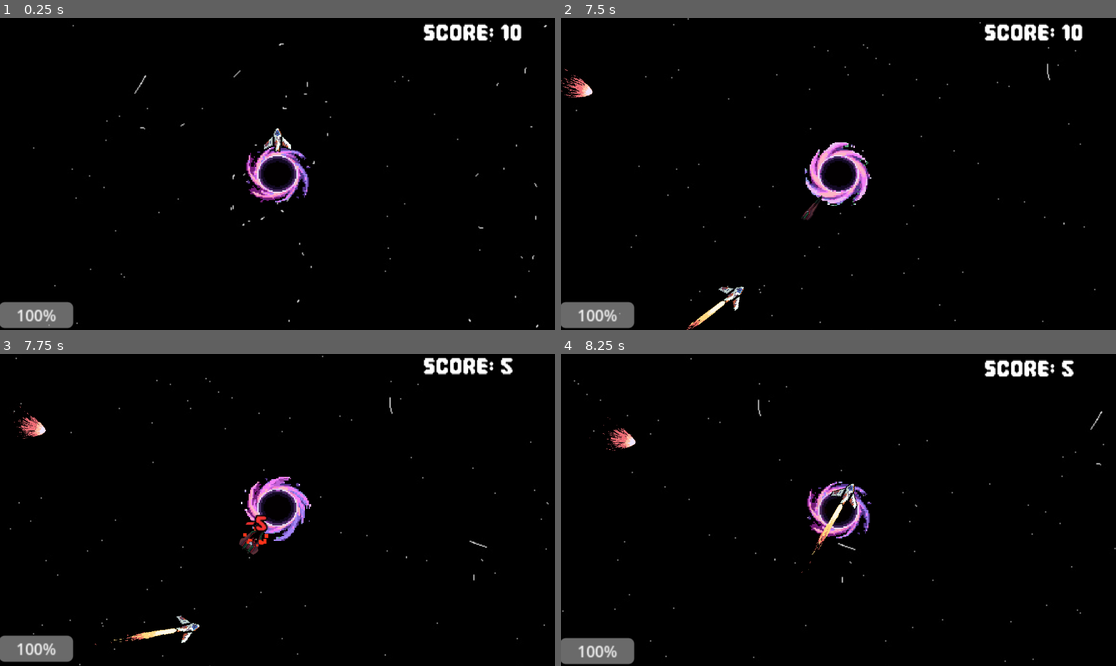
Above: before the commit, frames 1-4 (two rows, left to right).
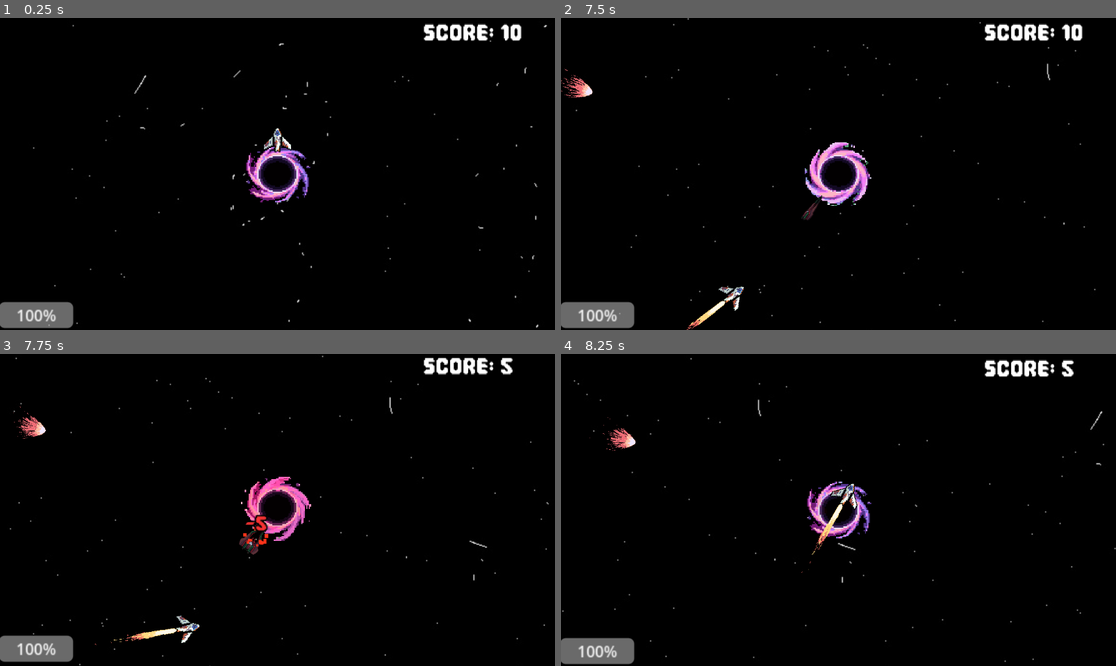
Above: after the commit, the same moments.

Repository: Fila2224/bounce-back
Game: Godot game, scene res://scenes/main_scene.tscn
Same seed, same stepped clock (60 frames per second), same inputs: the game is played once before the commit and once after it.
Inputs:
- Up to frame 1 (0.25 s): no input
- Up to frame 2 (7.5 s): tap Enter at 0.5 s; hold D (right) 0.53-1.28 s; tap Space (blip) every 1.5 s from 0.6 to 6.6 s; hold S (down) 1.28-2.03 s; tap Shift (speed) every 1.5 s from 1.35 to 7.35 s; hold D (right) 2.03-2.78 s; hold Up (up) 2.78-3.53 s; hold Left (left) 3.53-5.03 s; tap R (restart, bound only after the commit) at 4.15 s; hold S (down) 5.03-5.78 s; hold D (right) 5.78-6.53 s; hold Up (up) 6.53-7.28 s; hold D (right) from 7.28 s (still down)
- Up to frame 3 (7.75 s): keep holding D (right)
- Up to frame 4 (8.25 s): release D (right) at 8.03 s; hold S (down) from 8.03 s (still down); tap Space (blip) at 8.1 s

Frames 1-2 are identical in both runs. In frame 3, 1.0% of the frame differs, in the area x 43-57%, y 39-60%; in frame 4, nothing differs.

Commit message:
final_evr

Diff:
--- a/project.godot
+++ b/project.godot
@@ -60,3 +60,8 @@
 "events": [Object(InputEventKey,"resource_local_to_scene":false,"resource_name":"","device":-1,"window_id":0,"alt_press …(195 unchanged characters)…
 ]
 }
+restart={
+"deadzone": 0.5,
+"events": [Object(InputEventKey,"resource_local_to_scene":false,"resource_name":"","device":-1,"window_id":0,"alt_pressed":false,"shift_pressed":false,"ctrl_pressed":false,"meta_pressed":false,"pressed":false,"keycode":0,"physical_keycode":82,"key_label":0,"unicode":114,"location":0,"echo":false,"script":null)
+]
+}
--- a/scenes/main_scene.tscn
+++ b/scenes/main_scene.tscn
@@ -80,3 +80,81 @@
 [node name="HitMoonAudio" type="AudioStreamPlayer" parent="." unique_id=1418293042]
 stream = ExtResource("9_moon")
 max_polyphony = 6
+
+[node name="GameOverUI" type="Control" parent="." unique_id=999123456]
+visible = false
+z_index = 100
+layout_mode = 3
+anchors_preset = 8
+anchor_left = 0.5
+anchor_top = 0.5
+anchor_right = 0.5
+anchor_bottom = 0.5
+offset_left = -150.0
+offset_top = -100.0
+offset_right = 150.0
+offset_bottom = 100.0
+grow_horizontal = 2
+grow_vertical = 2
+
+[node name="Title" type="Label" parent="GameOverUI" unique_id=999123457]
+texture_filter = 1
+layout_mode = 1
+anchors_preset = 5
+anchor_left = 0.5
+anchor_right = 0.5
+offset_left = -150.0
+offset_top = 10.0
+offset_right = 150.0
+offset_bottom = 60.0
+grow_horizontal = 2
+theme_override_colors/font_color = Color(1, 0.25, 0.25, 1)
+theme_override_colors/font_outline_color = Color(0, 0, 0, 1)
+theme_override_constants/outline_size = 8
+theme_override_fonts/font = ExtResource("2_18nlu")
+theme_override_font_sizes/font_size = 56
+text = "GAME OVER"
+horizontal_alignment = 1
+
+[node name="TimeLabel" type="Label" parent="GameOverUI" unique_id=999123458]
+texture_filter = 1
+layout_mode = 1
+anchors_preset = 8
+anchor_left = 0.5
+anchor_top = 0.5
+anchor_right = 0.5
+anchor_bottom = 0.5
+offset_left = -150.0
+offset_top = -15.0
+offset_right = 150.0
+offset_bottom = 20.0
+grow_horizontal = 2
+grow_vertical = 2
+theme_override_colors/font_outline_color = Color(0, 0, 0, 1)
+theme_override_constants/outline_size = 6
+theme_override_fonts/font = ExtResource("2_18nlu")
+theme_override_font_sizes/font_size = 28
+text = "Survived: 0s"
+horizontal_alignment = 1
+
+[node name="RestartLabel" type="Label" parent="GameOverUI" unique_id=999123459]
+texture_filter = 1
+layout_mode = 1
+anchors_preset = 7
+anchor_left = 0.5
+anchor_top = 1.0
+anchor_right = 0.5
+anchor_bottom = 1.0
+offset_left = -150.0
+offset_top = -45.0
+offset_right = 150.0
+offset_bottom = -10.0
+grow_horizontal = 2
+grow_vertical = 0
+theme_override_colors/font_color = Color(1, 0.9, 0.3, 1)
+theme_override_colors/font_outline_color = Color(0, 0, 0, 1)
+theme_override_constants/outline_size = 6
+theme_override_fonts/font = ExtResource("2_18nlu")
+theme_override_font_sizes/font_size = 26
+text = "Press [R] to Restart"
+horizontal_alignment = 1
--- a/scenes/meteor.tscn
+++ b/scenes/meteor.tscn
@@ -72,7 +72,7 @@
 "duration": 1.0,
 "texture": SubResource("AtlasTexture_yxpia")
 }],
-"loop": true,
+"loop": 1,
 "name": &"default",
 "speed": 10.0
 }, {
@@ -98,21 +98,21 @@
 "duration": 1.0,
 "texture": SubResource("AtlasTexture_exp_6")
 }],
-"loop": false,
+"loop": 0,
 "name": &"explode",
 "speed": 14.0
 }]
 
-[node name="meteor" type="CharacterBody2D"]
+[node name="meteor" type="CharacterBody2D" unique_id=2095707301]
 texture_filter = 1
 script = ExtResource("1_pxso2")
 
-[node name="Area2D" type="Area2D" parent="."]
+[node name="Area2D" type="Area2D" parent="." unique_id=1466889486]
 
-[node name="CollisionShape2D" type="CollisionShape2D" parent="Area2D"]
+[node name="CollisionShape2D" type="CollisionShape2D" parent="Area2D" unique_id=1599848554]
 shape = SubResource("CircleShape2D_pxso2")
 
-[node name="AnimatedSprite2D" type="AnimatedSprite2D" parent="."]
+[node name="AnimatedSprite2D" type="AnimatedSprite2D" parent="." unique_id=116994434]
 position = Vector2(0, 20)
 scale = Vector2(0.3, 0.3)
 sprite_frames = SubResource("SpriteFrames_o8pv2")
--- a/scenes/moon-center.tscn
+++ b/scenes/moon-center.tscn
@@ -61,7 +61,7 @@
 "duration": 1.0,
 "texture": SubResource("AtlasTexture_qb2ce")
 }],
-"loop": true,
+"loop": 1,
 "name": &"default",
 "speed": 3.0
 }]
@@ -69,7 +69,7 @@
 [sub_resource type="CircleShape2D" id="CircleShape2D_073cp"]
 radius = 32.074535
 
-[node name="moon-center" type="AnimatedSprite2D"]
+[node name="moon-center" type="AnimatedSprite2D" unique_id=302003834]
 position = Vector2(1147.5, 783)
 scale = Vector2(145.125, 100.278)
 sprite_frames = SubResource("SpriteFrames_txue2")
@@ -77,8 +77,8 @@
 frame = 7
 frame_progress = 1.0
 
-[node name="StaticBody2D" type="StaticBody2D" parent="."]
+[node name="StaticBody2D" type="StaticBody2D" parent="." unique_id=491221616]
 
-[node name="CollisionShape2D" type="CollisionShape2D" parent="StaticBody2D"]
+[node name="CollisionShape2D" type="CollisionShape2D" parent="StaticBody2D" unique_id=641724189]
 scale = Vector2(0.5, 0.5)
 shape = SubResource("CircleShape2D_073cp")
--- a/scripts/main_scene.gd
+++ b/scripts/main_scene.gd
@@ -29,6 +29,10 @@
 @onready var spawn_timer: Timer = $MeteorTimer
 @onready var hit_destroy_audio: AudioStreamPlayer = $HitDestroyAudio
 @onready var hit_moon_audio: AudioStreamPlayer = $HitMoonAudio
+@onready var game_over_ui: Control = get_node_or_null("GameOverUI")
+@onready var game_over_time: Label = get_node_or_null("GameOverUI/TimeLabel")
+
+var is_game_over: bool = false
 
 func _ready() -> void:
 	if not score_label:
@@ -48,7 +52,13 @@
 		spawn_timer.start()
 
 func _process(delta: float) -> void:
-	elapsed_game_time += delta
+	if not is_game_over:
+		elapsed_game_time += delta
+
+func _unhandled_input(event: InputEvent) -> void:
+	if is_game_over:
+		if event.is_action_pressed("restart") or (event is InputEventKey and event.pressed and event.keycode == KEY_R):
+			get_tree().reload_current_scene()
 
 func get_difficulty_factor() -> float:
 	return clampf(elapsed_game_time / maxf(1.0, difficulty_ramp_duration), 0.0, 1.0)
@@ -225,8 +235,37 @@
 	if hit_destroy_audio:
 		hit_destroy_audio.play()
 
+func flash_moon() -> void:
+	if not moon_center:
+		return
+	var tween := create_tween()
+	moon_center.modulate = Color(2.5, 0.25, 0.25, 1.0)
+	tween.tween_property(moon_center, "modulate", Color.WHITE, 0.18)
+
+func trigger_game_over() -> void:
+	if is_game_over:
+		return
+	is_game_over = true
+	if spawn_timer:
+		spawn_timer.stop()
+
+	var minutes := int(elapsed_game_time) / 60
+	var seconds := int(elapsed_game_time) % 60
+	if game_over_time:
+		if minutes > 0:
+			game_over_time.text = "Survived: %dm %02ds" % [minutes, seconds]
+		else:
+			game_over_time.text = "Survived: %ds" % seconds
+
+	if game_over_ui:
+		game_over_ui.visible = true
+		game_over_ui.modulate.a = 0.0
+		var tween := create_tween()
+		tween.tween_property(game_over_ui, "modulate:a", 1.0, 0.35)
+
 func _on_meteor_hit_moon(pos: Vector2) -> void:
 	add_score(-3)
+	flash_moon()
 	spawn_floating_text("-3", pos, Color(1.0, 0.25, 0.25))
 	spawn_explosion_particles(pos, Color(0.9, 0.4, 0.2), 16)
 	screen_shake(5.0, 0.2)
@@ -243,6 +282,7 @@
 
 func _on_fighter_hit_moon(pos: Vector2) -> void:
 	add_score(-5)
+	flash_moon()
 	spawn_floating_text("-5", pos, Color(1.0, 0.2, 0.2))
 	spawn_explosion_particles(pos, Color(1.0, 0.2, 0.1), 18)
 	screen_shake(8.0, 0.25)
@@ -250,8 +290,12 @@
 		hit_moon_audio.play()
 
 func add_score(amount: int) -> void:
+	if is_game_over:
+		return
 	score += amount
 	update_score_display()
+	if score < 0:
+		trigger_game_over()
 
 func update_score_display() -> void:
 	if score_label:
Not shown: 1 places in scenes/meteor.tscn that only renumber resources
Not shown: 1 places in scenes/moon-center.tscn that only renumber resources
